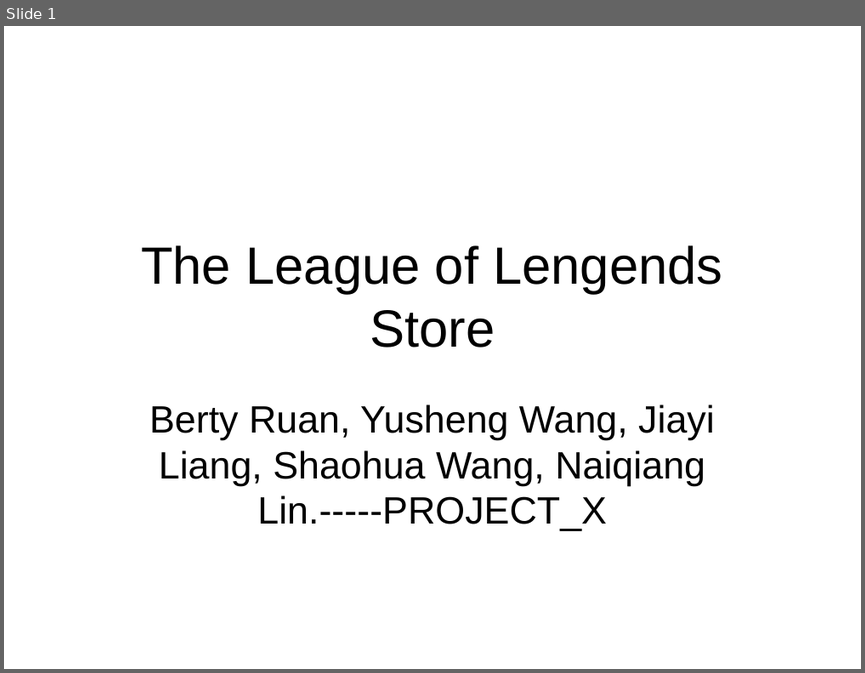
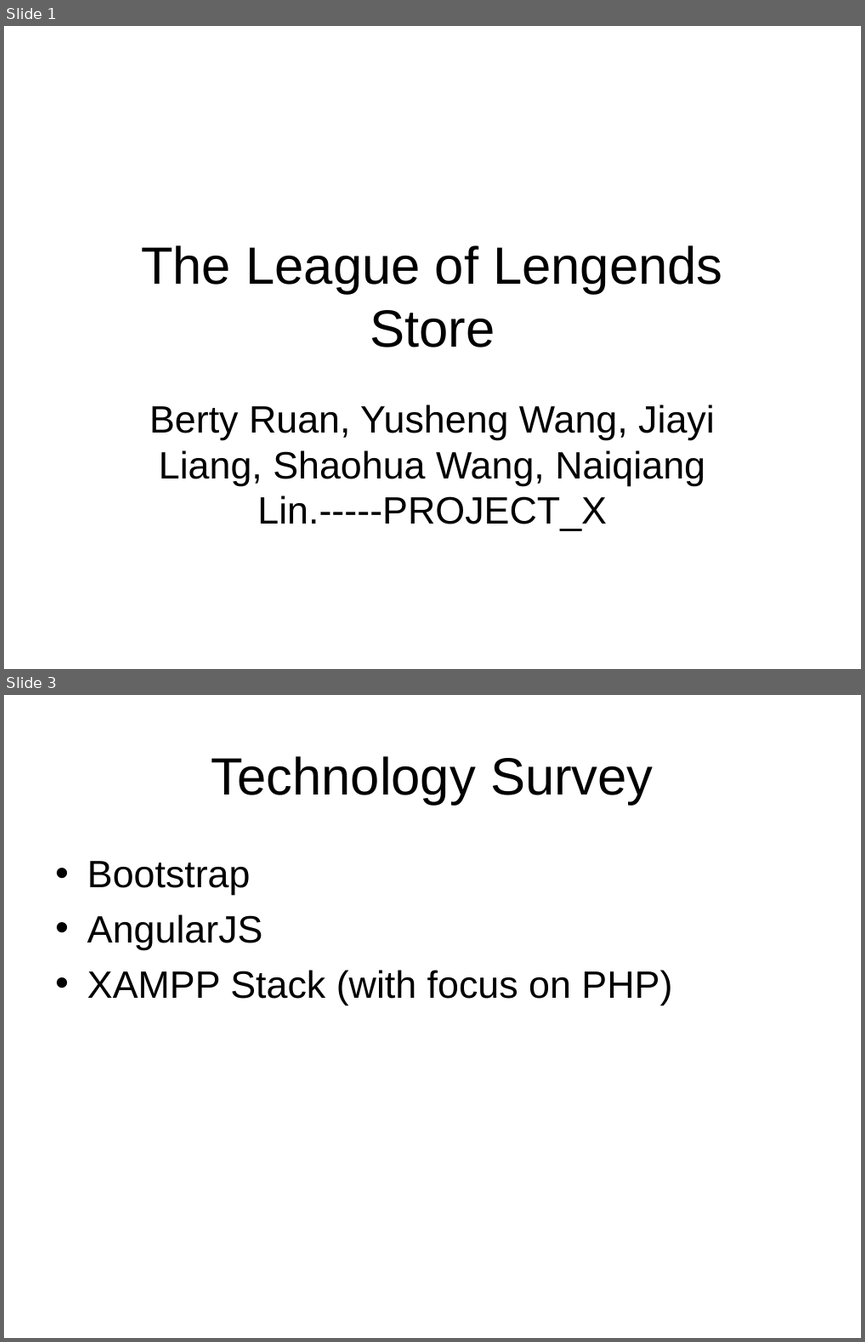
Before and after one commit to yvw5231/project, a slide deck: The League of Lengends Store.ppt. Shown one above the other, each under a label of ours: slide 1 before the commit, slides 1 and 3 after it; the slides between them are not shown. The pictures are 865x673 and 865x1342 pixels, drawn with LibreOffice and Linux fonts; fonts in the diff are those of the drawing; background and template pictures are left out. Boxes give left, top, right and bottom in pixels: in the first picture for what was removed or moved away, otherwise in the second. Text is boxed around its words. In the diff, an @@ line names an element or a change of style, - is before the commit and + after.

```diff
--- a/The League of Lengends Store.ppt
+++ b/The League of Lengends Store.ppt
@@ slide 3 added at (x1=4, y1=695, x2=861, y2=1338), background picture (left out) @@
@@ title added at (x1=211, y1=756, x2=653, y2=805), 44 pt, text #000000 @@
+Technology Survey
@@ text added at (x1=87, y1=861, x2=672, y2=1005), 32 pt, text #000000 @@
+• Bootstrap
+• AngularJS
+• XAMPP Stack (with focus on PHP)
```
Also in this commit, not shown: 4 other slides added, 4 slides removed.
